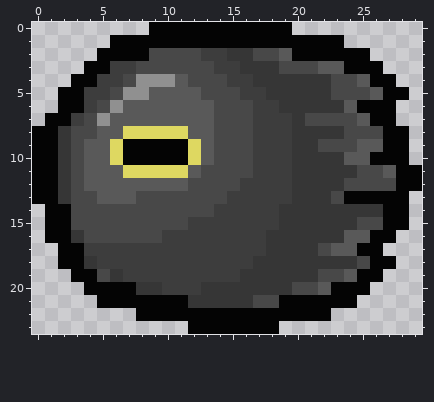
Edited in one commit: pixel-art sprite (Assets/Sprites/enemy/enemy_attack_05.png). Above is the file before it was changed.
The file is 32x32 pixels. Colours within 5 levels of each other are drawn and written as one. The old version is drawn lined up with the new one, on the new canvas.
Now the later version:
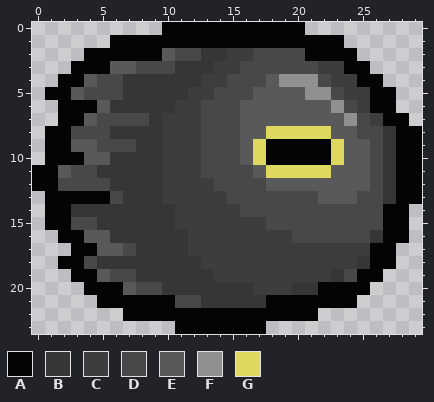
Palette (. is transparent): A #040404  B #363636  C #3d3d3d  D #484848  E #595959  F #909090  G #ded861
Change:
canvas 32x32 -> 30x24, the old top-left corner now at -1,-7 (the part of the old canvas that was cut away was empty and is not shown)
Changed rows in their new state; - is an unchanged pixel.
first column x 0:
 0 ---------.----------A---------
 2 ----A----AE--BBCC--DD----.----
 3 ---A--EE---BBB--DDD---CC--.---
 4 --A-EDDBBBBBBCCDDDEFFFDCCA-.--
 5 -A-EDD-BBBBBCC--DEEEEFF-CCA-.-
 6 ----AEBBBBBCCD--EEEEEEEFDC----
 7 -.-AEDDDDBCCCD--EEEEEEEEFDC-A-
 8 .-A--DBBBBCCCD--EEGGGGGEE--B-A
 9 .-AE-DDDBBCCCD--EGAAAAAGE-DB-A
10 .-AA--BBBBCCCD--EGAAAAAG--DB-A
11 --E-DBBBBBCCC----EGGGGGEEE-B--
12 --D-DDBBBBCCCC--DDEEEEEEEE-B--
13 .-AAAADBBBCCCCCDDDDDDDEEEDDB-A
14 ---BBBBBBBBCCC--DDDDDDDDDDD---
15 -----BBBBBBC------DDDDDDD-----
16 -.-AEEBBBBBB------CCDDDDDDB-A-
17 --.-AEEDBBBB------CCCCCCCC-A--
18 ----DBBBBBBBB----CCCCCCCCB----
19 -----EDDBBBBBB--CCCCCCCBD-----
20 -------EDDBBB----CCCBBA-------
21 -----------DD----BA-----------
22 -------A--------------.-------
23 -----------A------.-----------
Changed places in both pictures, as pixel boxes (x1, y1, x2, y2):
changed: (32, 22, 422, 334)
